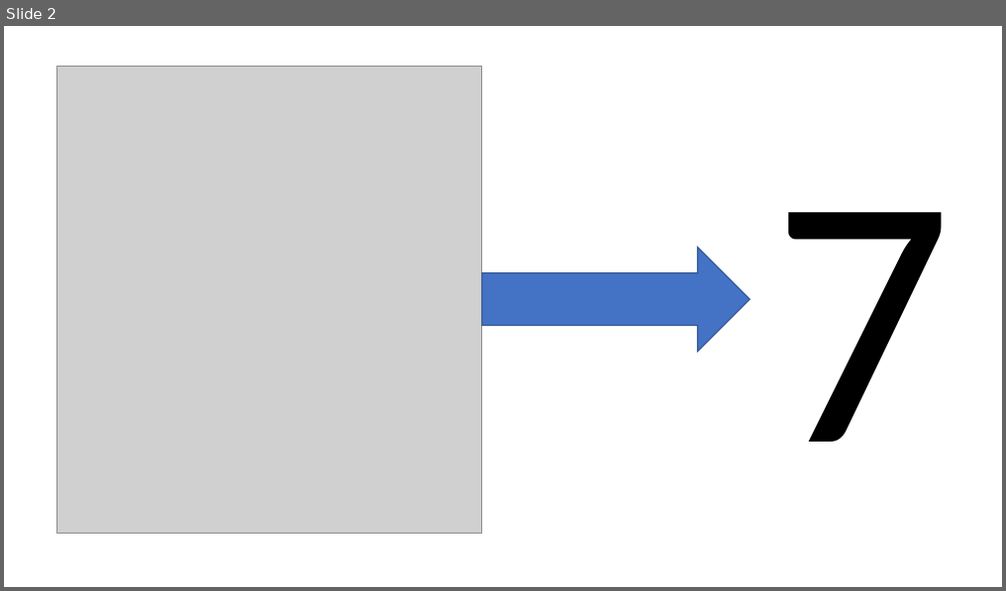
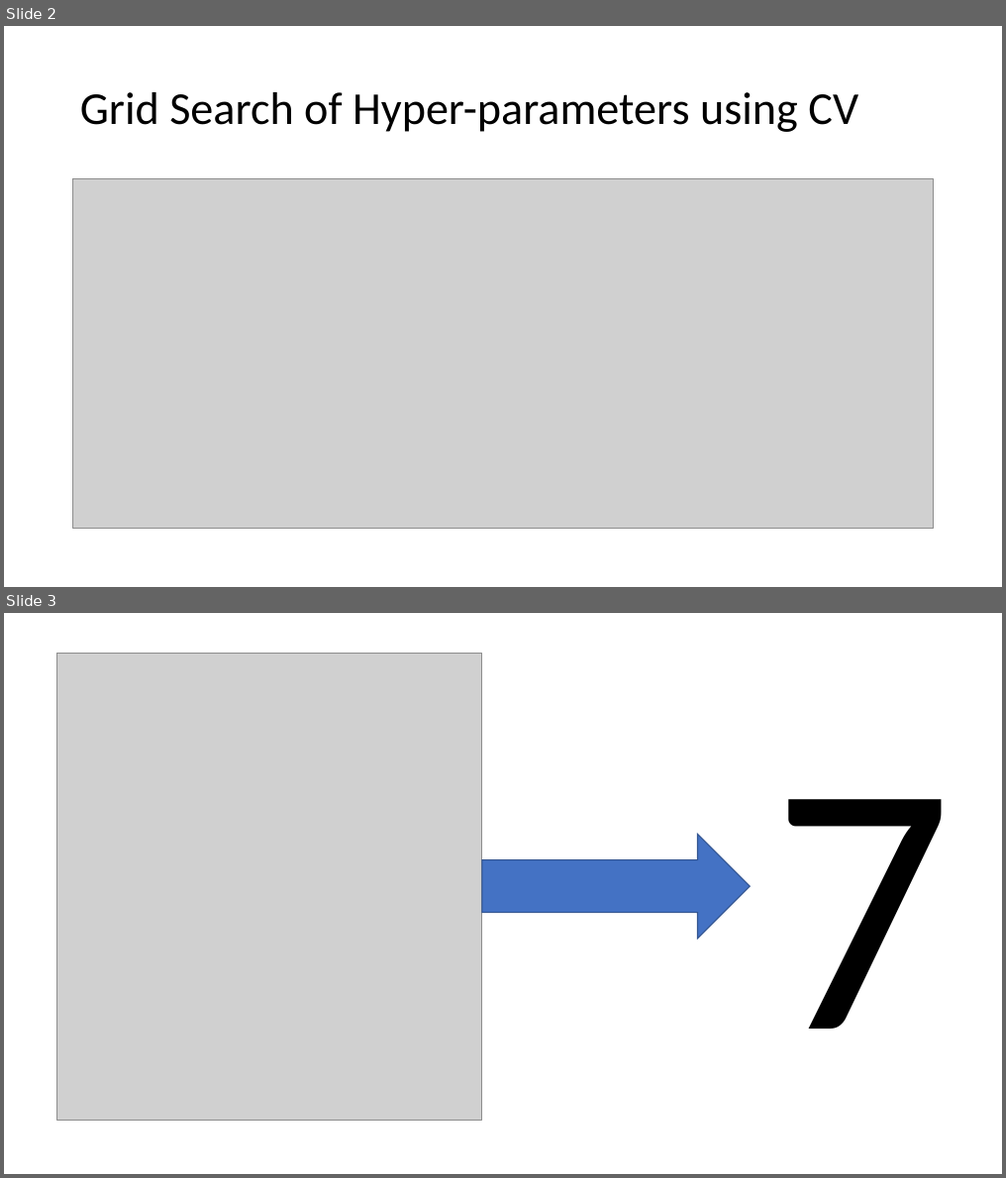
Before and after one commit to davidglo/ML-CHAMPS-Sept2017, a slide deck: digitClassification/assets/figures.pptx. Shown one above the other, each under a label of ours: slide 2 before the commit, slides 2 and 3 after it. The pictures are 1006x591 and 1006x1178 pixels, drawn with LibreOffice and Linux fonts; fonts in the diff are those of the drawing; grey boxes stand for pictures. Boxes give left, top, right and bottom in pixels: in the first picture for what was removed or moved away, otherwise in the second. Text is boxed around its words. In the diff, an @@ line names an element or a change of style, - is before the commit and + after.

```diff
--- a/digitClassification/assets/figures.pptx
+++ b/digitClassification/assets/figures.pptx
@@ slide 2 added at [4,26,1002,587], background #FFFFFF @@
@@ title added at [80,92,858,132], 44 pt, text #000000 @@
+Grid Search of Hyper-parameters using CV
@@ picture added at [73,178,934,529] @@
@@ what was slide 2 is now slide 3 @@
```
Also in this commit, not shown: 1 other file.
